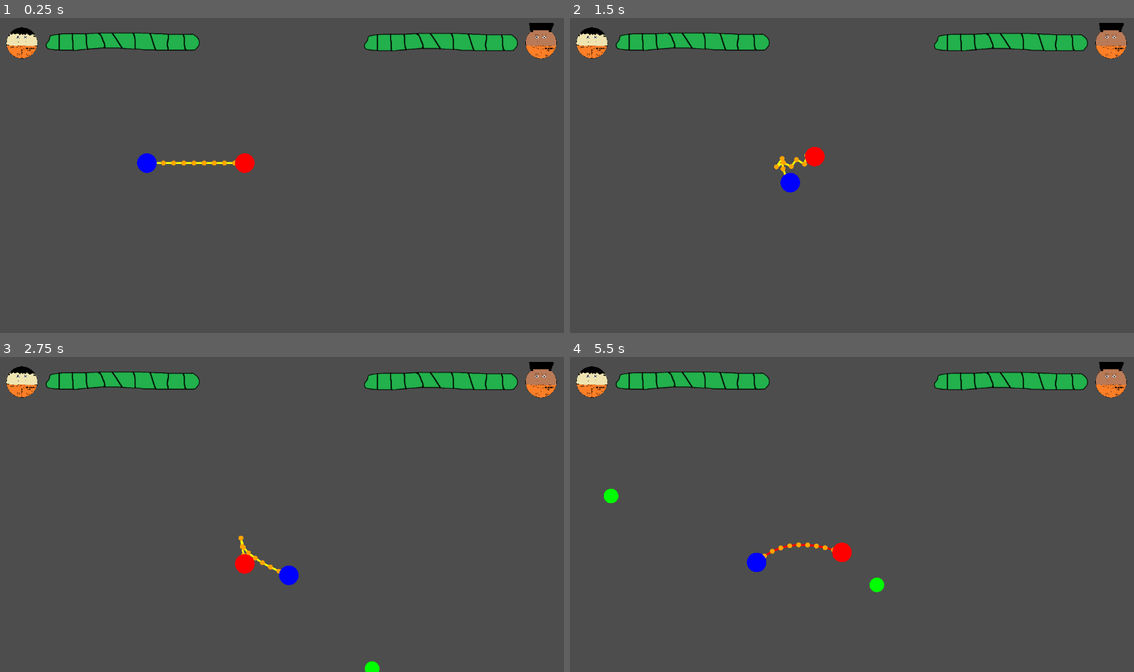
Above: before the commit, frames 1-4 (two rows, left to right).
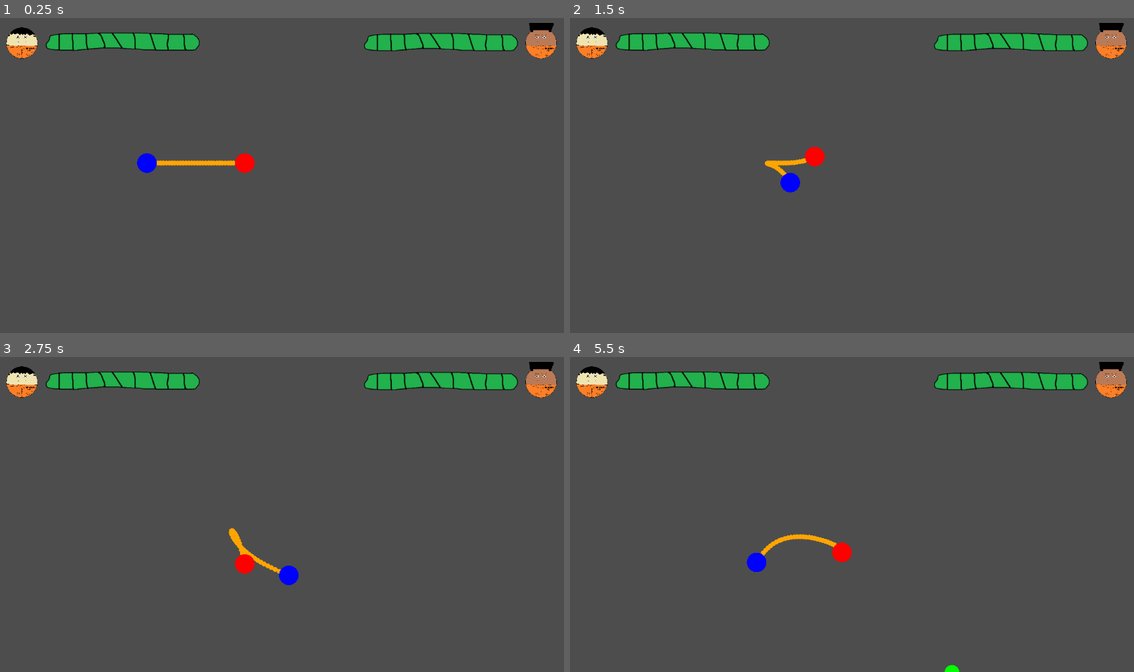
Above: after the commit, the same moments.

Repository: K2bit/PrisonGame
Game: Godot game, scene res://game.tscn
Same seed, same stepped clock (60 frames per second), same inputs: the game is played once before the commit and once after it.
Inputs:
- Up to frame 1 (0.25 s): no input
- Up to frame 2 (1.5 s): tap Enter at 0.5 s; hold D 0.53-1.28 s; hold R 0.53-1.28 s; hold S from 1.28 s (still down); tap I at 1.35 s
- Up to frame 3 (2.75 s): release S at 2.03 s; hold D from 2.03 s (still down); hold K from 2.03 s (still down)
- Up to frame 4 (5.5 s): release D at 2.78 s; release K at 2.78 s; hold W 2.78-3.53 s; tap J at 2.85 s; hold L 3.53-4.28 s; hold A 3.53-5.03 s; tap P at 4.35 s; hold S from 5.03 s (still down); hold R from 5.03 s (still down)

The runs differ from the first frame. In frame 1, 0.2% of the frame differs, in the area x 27-42%, y 45-47%; in frame 2, 0.2%; in frame 3, 0.3%; in frame 4, 0.6%, in the area x 6-70%, y 41-100%.

Commit message:
Added: fix for chain physics

Diff:
--- a/chain_manager.gd
+++ b/chain_manager.gd
@@ -60,9 +60,11 @@
 
 	# Simulate rope physics for middle points
 	var segment_length = current_max_length / num_chain_segments
+	var zombies = get_tree().get_nodes_in_group("zombies")
 
 	# Multiple iterations for stability
-	for iteration in range(3):
+	for iteration in range(10):
+
 		# Move points toward their ideal positions
 		for i in range(1, num_chain_segments):
 			var prev = chain_points[i - 1]
@@ -71,16 +73,20 @@
 
 			# Average between neighbors
 			var ideal_pos = (prev + next) / 2.0
-			chain_points[i] = curr.lerp(ideal_pos, chain_stiffness)
+			chain_points[i] = curr.lerp(ideal_pos, 0.2)
 
 		# Constrain distances between segments
 		for i in range(num_chain_segments):
 			var p1 = chain_points[i]
 			var p2 = chain_points[i + 1]
 			var dist = p1.distance_to(p2)
+
+			if dist < 0.01:
+				continue
+
 			var diff = dist - segment_length
 
-			if dist > 0:
+			if diff > 0:
 				var direction = (p2 - p1).normalized()
 				var correction = direction * diff * 0.5
 
@@ -88,6 +94,17 @@
 					chain_points[i] += correction
 				if i < num_chain_segments - 1:
 					chain_points[i + 1] -= correction
+
+		for i in range(1, num_chain_segments):
+			for zombie in zombies:
+				var z_pos = zombie.global_position
+				var dist = chain_points[i].distance_to(z_pos)
+
+				var hit_radius = chain_collision_radius
+
+				if dist < hit_radius:
+					var push_dir = (chain_points[i] - z_pos).normalized()
+					chain_points[i] = z_pos + (push_dir * hit_radius)
 
 func check_chain_collisions():
 	var zombies = get_tree().get_nodes_in_group("zombies")
--- a/entities/player/player.gd
+++ b/entities/player/player.gd
@@ -100,6 +100,11 @@
 
 	is_invulnerable = true
 
+	if health == 0:
+		await get_tree().create_timer(5.0).timeout
+		get_tree().reload_current_scene()
+		return
+
 	await get_tree().create_timer(1.0).timeout
 
 	$Polygon2D.modulate = Color.WHITE
--- a/game.tscn
+++ b/game.tscn
@@ -15,17 +15,25 @@
 script = ExtResource("1_e2o6t")
 player1 = NodePath("../Player1")
 player2 = NodePath("../Player2")
+num_chain_segments = 35
+chain_collision_radius = 30.0
 
 [node name="Player1" parent="." groups=["players"] instance=ExtResource("2_feb5d")]
 position = Vector2(300, 300)
+player_id = null
+speed = null
+color = null
 
 [node name="Player2" parent="." groups=["players"] instance=ExtResource("2_feb5d")]
 position = Vector2(500, 300)
 player_id = 2
+speed = null
+color = null
 
 [node name="ZombieSpawner" type="Node2D" parent="."]
 script = ExtResource("3_feb5d")
 zombie_scene = ExtResource("4_fc0e3")
+spawn_interval = 5.0
 
 [node name="Camera2D" type="Camera2D" parent="."]
 anchor_mode = 0
Binary file added: assets/ui/menu/game_over.png
Not shown, added: assets/ui/menu/game_over.png.import
